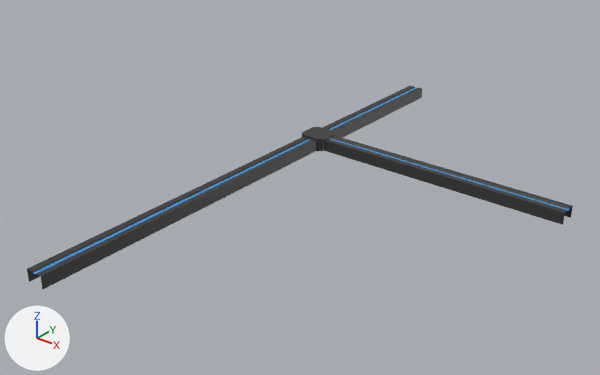
An edit to the FBX model Assets/Models/PowerCables/1011.fbx, drawn before and after from the same camera.
One viewpoint serves both versions: a 50 mm camera at (1.8, -2.07, 1.25) aimed at (0.26, -0.15, 0.06). The axes (+X, +Y, +Z) are drawn at lower left. The lights are the same throughout. Where no turn or scale is listed for an object, it has been applied to the vertices.

Names of what the first picture shows: '1011'.
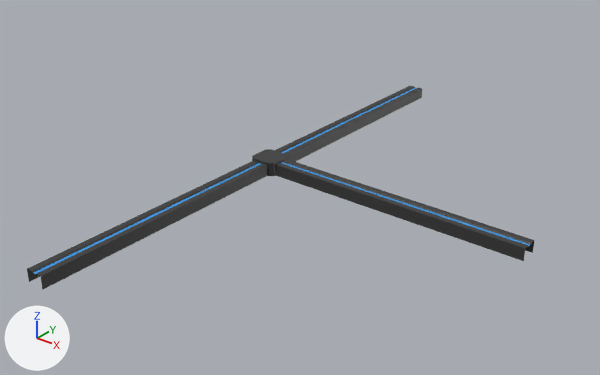
Patch to the scene script:
```diff
--- a/Assets/Models/PowerCables/1011.fbx.py
+++ b/Assets/Models/PowerCables/1011.fbx.py
@@ me_plane_114 @@
 me_plane_114.from_pydata(...)  # 133 vertices, 112 faces; spans x -0.05..1.0, y -1.0..1.0, z 0.0..0.05
 # used by ob_1011; location = (0.0, 0.0, 0.0)
+# me_plane_114 part 1: all 117 vertices in x -0.05..1.0, y 0.23..0.34, z 0.0..0.05 are moved by (0.0, -0.29, 0.0)
 me_plane_114.materials.append(mat_cable)
```

Boxes (x1, y1, x2, y2) around the edits, measured in the pictures (600 x 375 px):
'1011', reshaped (7% narrower)
    before: (27, 86, 573, 289)
    after: (27, 86, 534, 289)
